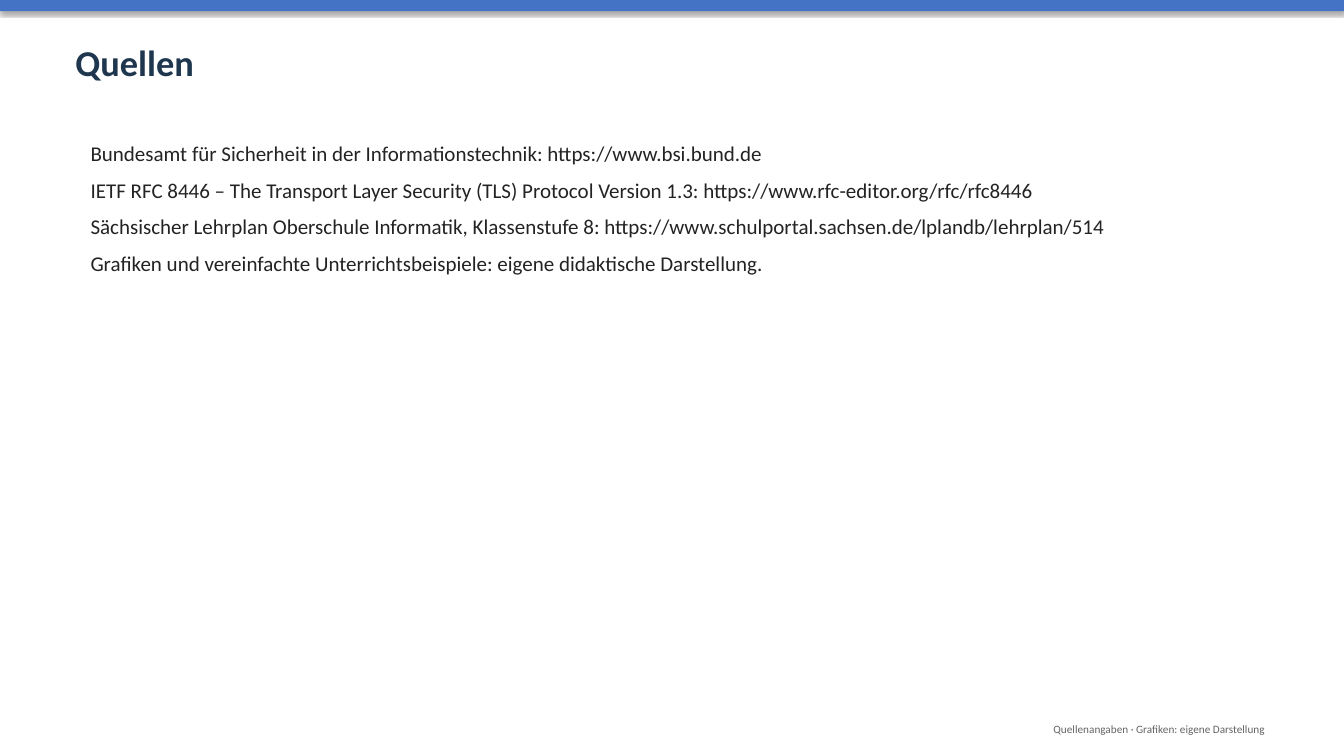
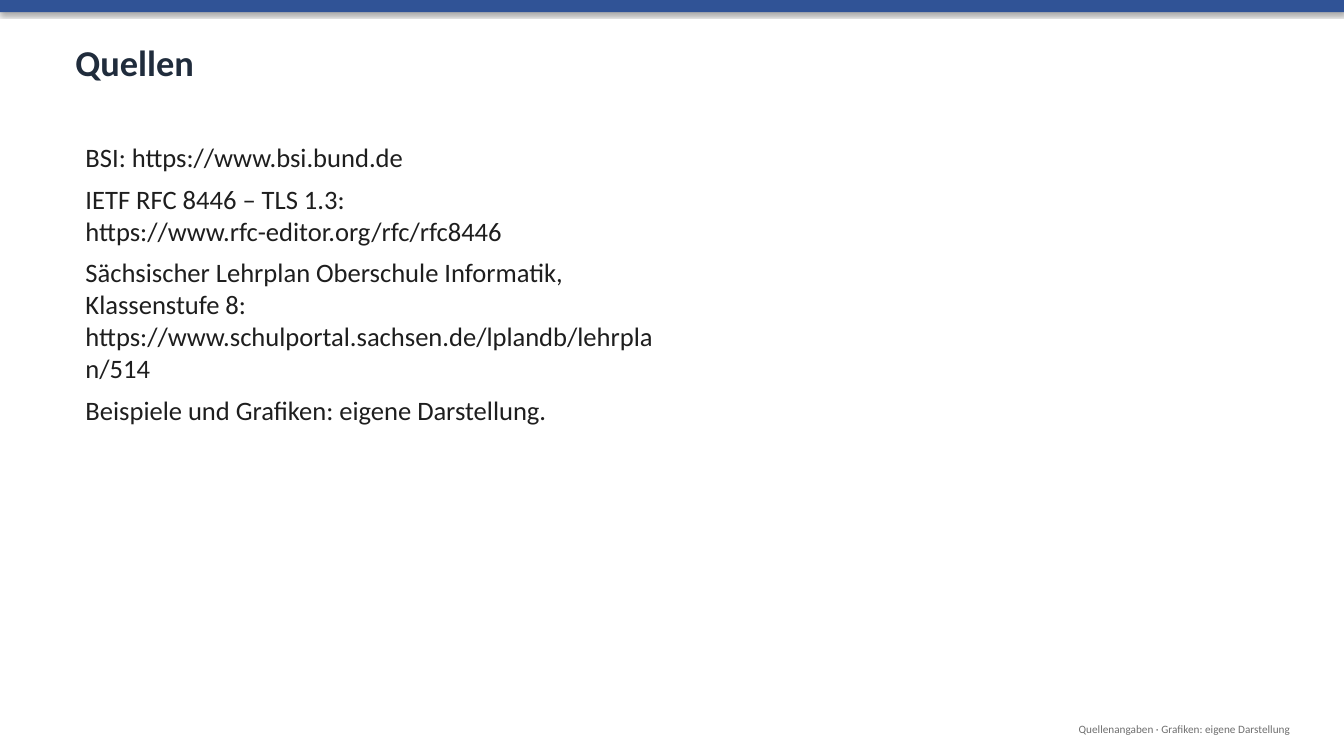
Before and after one commit to audipz/Unterrichtsmaterial_Oberschule_Sachsen, a slide deck: slide 8 of Unterrichtsmaterial_Oberschule_Sachsen/Klasse_8/04_Netzwerke_in_der_Informatik/05_Praesentationen/Zusatz_Kryptografie.pptx (slide 15 before the commit). Drawn at 1344x756 pixels with LibreOffice and Linux fonts; fonts in the diff are those of the drawing. Boxes give left, top, right and bottom in pixels: in the first picture for what was removed or moved away, otherwise in the second. Text is boxed around its words. In the diff, an @@ line names an element or a change of style, - is before the commit and + after.

```diff
--- a/Unterrichtsmaterial_Oberschule_Sachsen/Klasse_8/04_Netzwerke_in_der_Informatik/05_Praesentationen/Zusatz_Kryptografie.pptx
+++ b/Unterrichtsmaterial_Oberschule_Sachsen/Klasse_8/04_Netzwerke_in_der_Informatik/05_Praesentationen/Zusatz_Kryptografie.pptx
@@ rectangle at [0, 0, 1344, 12]: fill #4472C4 to #305396 @@
@@ text "Quellen" at [75, 50, 193, 81]: text colour #1F374E to #202C3C @@
@@ text at [85, 148, 501, 246]: text changed; size 15 to 19 pt; text colour #232323 to #1E1E1E @@
-Bundesamt für Sicherheit in der Informationstechnik: https://www.bsi.bund.de
-IETF RFC 8446 – The Transport Layer Security (TLS) Protocol Version 1.3: https://www.rfc-editor.org/rfc/rfc8446
+BSI: https://www.bsi.bund.de
+IETF RFC 8446 – TLS 1.3: https://www.rfc-editor.org/rfc/rfc8446
@@ text at [85, 263, 652, 379]: size 15 to 19 pt, text colour #232323 to #1E1E1E in "Sächsischer Lehrplan Oberschule Informatik, Klassenstufe 8:  ..."; less space between paragraphs @@
@@ text at [85, 401, 546, 425]: text changed; size 15 to 19 pt; text colour #232323 to #1E1E1E @@
-Grafiken und vereinfachte Unterrichtsbeispiele: eigene didaktische Darstellung.
+Beispiele und Grafiken: eigene Darstellung.
@@ text "Quellenangaben · Grafiken: eigene Darstellung": place and size @@
-text "Quellenangaben · Grafiken: eigene Darstellung" at [1053, 725, 1265, 735]
+text "Quellenangaben · Grafiken: eigene Darstellung" at [1079, 725, 1290, 735]
@@ text "Quellenangaben · Grafiken: eigene Darstellung" at [1079, 725, 1290, 735]: text colour #646464 to #6E6E6E @@
```
Also in this commit, not shown: 4 other slides changed, 3 slides added, 10 slides removed, 9 other files.
